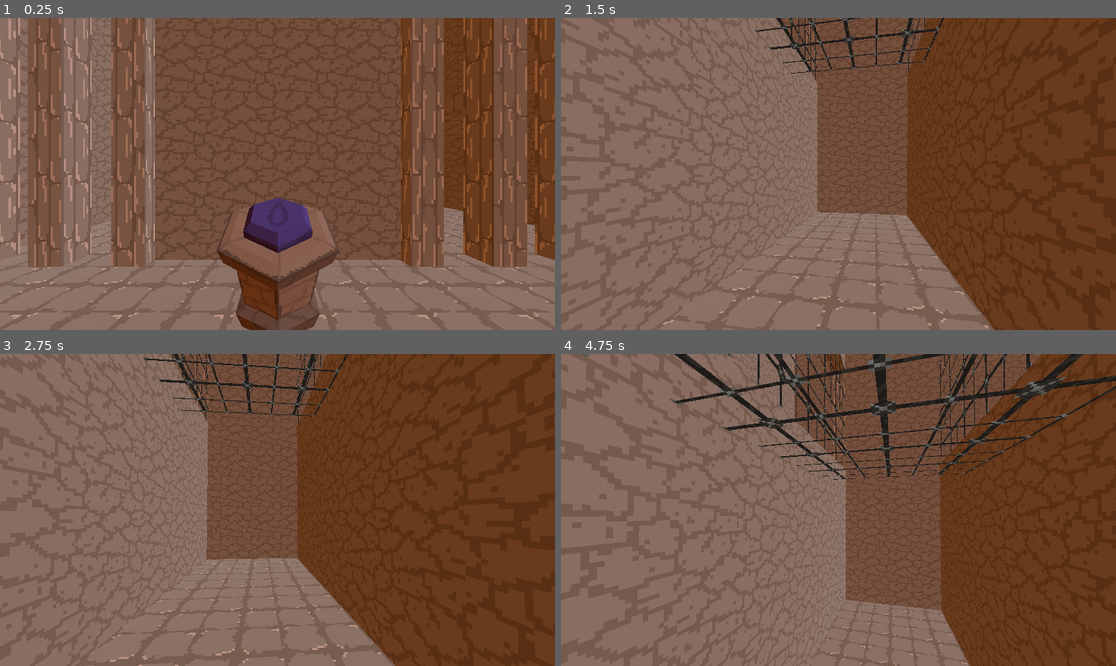
Above: before the commit, frames 1-4 (two rows, left to right).
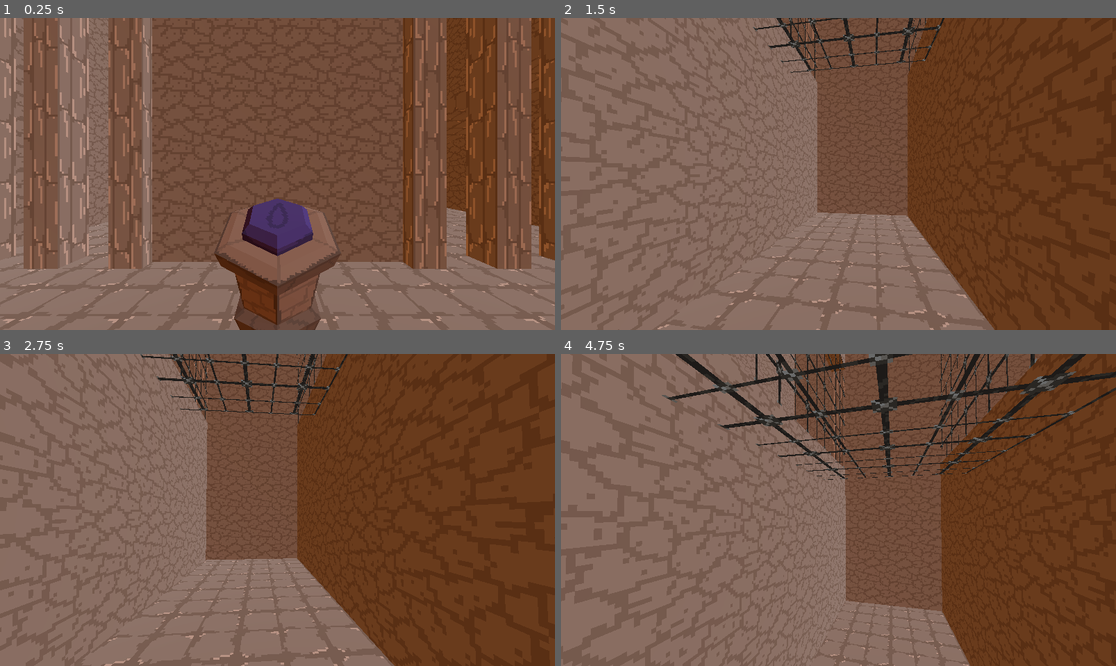
Above: after the commit, the same moments.

Repository: ThreeCoffees/HackYeah2025
Game: Godot game, scene res://levels/level_2.tscn
The game is run twice, just before and just after one commit, with the same random seed, the same clock (stepped at 60 frames per second) and the same inputs. This scene is started directly instead of the project's main scene.
Inputs (mouse positions are in pixels of both pictures, inside the frame that each line leads up to):
- Up to frame 1 (0.25 s): no input
- Up to frame 2 (1.5 s): tap Enter at 0.5 s; move the mouse to (866, 174) at 0.52 s; hold W (move_forward) from 0.53 s (still down); click (866, 174) at 0.6 s; tap Space (jump) at 0.77 s; move the mouse to (810, 174) at 1.27 s; click (810, 174) at 1.35 s
- Up to frame 3 (2.75 s): keep holding W (move_forward); tap Space (jump) at 1.52 s; move the mouse to (288, 503) at 2.02 s; click (288, 503) at 2.1 s
- Up to frame 4 (4.75 s): keep holding W (move_forward); tap Space (jump) at 2.75, 3.02, 3.77, 4.52 s; move the mouse to (832, 516) at 2.77 s; click (832, 516) at 2.85 s; move the mouse to (877, 513) at 3.52 s; click (877, 513) at 3.6 s; move the mouse to (794, 506) at 4.27 s; click (794, 506) at 4.35 s

The runs differ from the first frame. In frame 1, 15% of the frame differs, in the area x 0-100%, y 0-100%; in frame 2, 1.7%; in frame 3, 2.1%; in frame 4, 6.2%.

Commit message:
tutorial

Diff:
--- a/levels/level_2.tscn
+++ b/levels/level_2.tscn
@@ -1,25 +1,16 @@
-[gd_scene load_steps=16 format=3 uid="uid://ovbbkmc7s564"]
+[gd_scene load_steps=14 format=3 uid="uid://ovbbkmc7s564"]
 
 [ext_resource type="PackedScene" uid="uid://bto115mhdyubd" path="res://characters/flying_character.tscn" id="1_ilhis"]
 [ext_resource type="Texture2D" uid="uid://c8tl43kj46m0b" path="res://assets/column_tiles.png" id="2_dfjjl"]
 [ext_resource type="PackedScene" uid="uid://8w63g3fanpur" path="res://walls/waterfall.tscn" id="3_5722l"]
 [ext_resource type="Texture2D" uid="uid://g2qbljkc80cr" path="res://assets/wall_tiles.png" id="3_at1ld"]
 [ext_resource type="PackedScene" uid="uid://dy7dd3ej6xisk" path="res://activators/global_state_button.tscn" id="4_ilhis"]
-[ext_resource type="Texture2D" uid="uid://dvsjoo503gl0f" path="res://assets/floor_tiles.png" id="4_sd18g"]
 [ext_resource type="PackedScene" uid="uid://diiwa5d43dean" path="res://characters/walking_character.tscn" id="5_ep78u"]
-[ext_resource type="Texture2D" uid="uid://bc2fe4p2pkbkt" path="res://assets/bars_tiles.png" id="5_vm7no"]
+[ext_resource type="Material" uid="uid://b6tga0lbp3h6r" path="res://materials/transparent_wall.tres" id="5_vm7no"]
 [ext_resource type="PackedScene" uid="uid://biv5d65umpjqc" path="res://walls/light_wall.tscn" id="6_ep78u"]
 [ext_resource type="PackedScene" uid="uid://dsbnm1yue8ama" path="res://player/player_camera.tscn" id="6_ilhis"]
 [ext_resource type="PackedScene" uid="uid://dwilk1ike3iry" path="res://characters/walking_character_small.tscn" id="7_ep78u"]
-
-[sub_resource type="StandardMaterial3D" id="StandardMaterial3D_ilhis"]
-transparency = 2
-alpha_scissor_threshold = 0.009
-alpha_antialiasing_mode = 0
-shading_mode = 0
-albedo_texture = ExtResource("5_vm7no")
-uv1_triplanar = true
-texture_filter = 0
+[ext_resource type="Material" uid="uid://b8v8tarlu0rjq" path="res://materials/floor_tiles.tres" id="8_vm7no"]
 
 [sub_resource type="StandardMaterial3D" id="StandardMaterial3D_at1ld"]
 render_priority = 3
@@ -33,12 +24,6 @@
 uv1_triplanar = true
 texture_filter = 0
 
-[sub_resource type="StandardMaterial3D" id="StandardMaterial3D_vm7no"]
-render_priority = 1
-albedo_texture = ExtResource("4_sd18g")
-uv1_triplanar = true
-texture_filter = 0
-
 [node name="Level2" type="Node3D"]
 
 [node name="Characters" type="Node3D" parent="."]
@@ -50,7 +35,7 @@
 transform = Transform3D(-1, 0, 8.742278e-08, 0, 1, 0, -8.742278e-08, 0, -1, 0, 0.75, 0)
 
 [node name="PlayerCamera" parent="Characters/WalkingCharacter" instance=ExtResource("6_ilhis")]
-transform = Transform3D(1, 0, 0, 0, 1, 0, 0, 0, 1, -0.003500104, 1.4964895, -0.44703317)
+transform = Transform3D(1, 0, 0, 0, 1, 0, 0, 0, 1, 0, 1.5, -0.5)
 
 [node name="WalkingCharacter2" parent="Characters" instance=ExtResource("5_ep78u")]
 transform = Transform3D(1.1920929e-07, 0, -1, 0, 1, 0, 1, 0, 1.1920929e-07, 0.75, 3.25, 12.75)
@@ -60,7 +45,7 @@
 
 [node name="TransparentWalls_CSG" type="CSGCombiner3D" parent="."]
 transform = Transform3D(1, 0, 0, 0, 1, 0, 0, 0, 1, 0, 4.75, 7.5)
-material_override = SubResource("StandardMaterial3D_ilhis")
+material_override = ExtResource("5_vm7no")
 use_collision = true
 collision_mask = 0
 
@@ -229,7 +214,7 @@
 size = Vector3(0.5, 5.5, 1.75)
 
 [node name="Floors" type="CSGCombiner3D" parent="StaticWalls"]
-material_override = SubResource("StandardMaterial3D_vm7no")
+material_override = ExtResource("8_vm7no")
 use_collision = true
 collision_layer = 3
 collision_mask = 0
--- /dev/null
+++ b/levels/tutorial.gd
@@ -0,0 +1,4 @@
+extends Node3D
+
+func _ready() -> void:
+	$"/root/GlobalStateManager".set_property("rain")
--- /dev/null
+++ b/levels/tutorial.tscn
@@ -0,0 +1,193 @@
+[gd_scene load_steps=10 format=3 uid="uid://dcujt2ktb63sd"]
+
+[ext_resource type="Script" uid="uid://bnoytgpawbjj0" path="res://levels/tutorial.gd" id="1_gdrka"]
+[ext_resource type="PackedScene" uid="uid://diiwa5d43dean" path="res://characters/walking_character.tscn" id="1_jehdt"]
+[ext_resource type="Material" uid="uid://b8v8tarlu0rjq" path="res://materials/floor_tiles.tres" id="1_ok11k"]
+[ext_resource type="PackedScene" uid="uid://dsbnm1yue8ama" path="res://player/player_camera.tscn" id="2_ok11k"]
+[ext_resource type="PackedScene" uid="uid://bto115mhdyubd" path="res://characters/flying_character.tscn" id="3_rbh7r"]
+[ext_resource type="PackedScene" uid="uid://8w63g3fanpur" path="res://walls/waterfall.tscn" id="4_0fvvq"]
+[ext_resource type="PackedScene" uid="uid://dy7dd3ej6xisk" path="res://activators/global_state_button.tscn" id="5_0fvvq"]
+[ext_resource type="PackedScene" uid="uid://biv5d65umpjqc" path="res://walls/light_wall.tscn" id="5_aaho8"]
+[ext_resource type="Material" uid="uid://b6tga0lbp3h6r" path="res://materials/transparent_wall.tres" id="7_c633x"]
+
+[node name="Tutorial" type="Node3D"]
+script = ExtResource("1_gdrka")
+
+[node name="PlayableCharacters" type="Node3D" parent="."]
+
+[node name="WalkingCharacter2" parent="PlayableCharacters" instance=ExtResource("1_jehdt")]
+transform = Transform3D(1, 0, 0, 0, 1, 0, 0, 0, 1, 11, 0.5, -3.5)
+
+[node name="WalkingCharacter" parent="PlayableCharacters" instance=ExtResource("1_jehdt")]
+transform = Transform3D(1, 0, 0, 0, 1, 0, 0, 0, 1, 3, 1, -2)
+
+[node name="PlayerCamera" parent="PlayableCharacters/WalkingCharacter" instance=ExtResource("2_ok11k")]
+transform = Transform3D(1, 0, 0, 0, 1, 0, 0, 0, 1, 0, 1.5, -0.5)
+
+[node name="FlyingCharacter" parent="PlayableCharacters" instance=ExtResource("3_rbh7r")]
+transform = Transform3D(-1, 0, -8.742278e-08, 0, 1, 0, 8.742278e-08, 0, -1, 5.5, 6, -9)
+
+[node name="FlyingCharacter2" parent="PlayableCharacters" instance=ExtResource("3_rbh7r")]
+transform = Transform3D(-1, 0, -8.742278e-08, 0, 1, 0, 8.742278e-08, 0, -1, 0.5, 6, -9)
+
+[node name="StaticWalls" type="Node3D" parent="."]
+
+[node name="Floors" type="CSGCombiner3D" parent="StaticWalls"]
+material_override = ExtResource("1_ok11k")
+use_collision = true
+collision_layer = 3
+collision_mask = 0
+
+[node name="CSGBox3D" type="CSGBox3D" parent="StaticWalls/Floors"]
+transform = Transform3D(1, 0, 0, 0, 1, 0, 0, 0, 1, 7, 0, -6.5)
+size = Vector3(17, 1, 20)
+
+[node name="CSGBox3D2" type="CSGBox3D" parent="StaticWalls/Floors"]
+transform = Transform3D(1, 0, 0, 0, 1, 0, 0, 0, 1, 3, 4.75, -10)
+size = Vector3(8, 0.5, 3)
+
+[node name="CSGBox3D3" type="CSGBox3D" parent="StaticWalls/Floors"]
+transform = Transform3D(1, 0, 0, 0, 1, 0, 0, 0, 1, 7, 9, -7)
+size = Vector3(17, 1, 21)
+
+[node name="CSGBox3D20" type="CSGBox3D" parent="StaticWalls/Floors"]
+transform = Transform3D(1, 0, 0, 0, 0.9238795, -0.38268346, 0, 0.38268346, 0.9238795, 8, 2, -1)
+size = Vector3(1, 1, 9)
+
+[node name="CSGBox3D19" type="CSGBox3D" parent="StaticWalls/Floors"]
+transform = Transform3D(1, 0, 0, 0, 0.9238795, -0.38268346, 0, 0.38268346, 0.9238795, 14, 2, -1)
+size = Vector3(1, 1, 9)
+
+[node name="CSGBox3D4" type="CSGBox3D" parent="StaticWalls/Floors"]
+transform = Transform3D(1, 0, 0, 0, 1, 0, 0, 0, 1, 11, 4.5, -8)
+size = Vector3(7, 0.5, 6)
+
+[node name="Waterfall" parent="StaticWalls/Floors/CSGBox3D4" instance=ExtResource("4_0fvvq")]
+transform = Transform3D(3, 0, 0, 0, 1, 0, 0, 0, 1, 1, 0, 3)
+
+[node name="Walls" type="CSGCombiner3D" parent="StaticWalls"]
+material_override = ExtResource("1_ok11k")
+use_collision = true
+
+[node name="CSGBox3D" type="CSGBox3D" parent="StaticWalls/Walls"]
+transform = Transform3D(1, 0, 0, 0, 1, 0, 0, 0, 1, 0, 2.5, -9)
+size = Vector3(3, 5, 1)
+
+[node name="CSGBox3D2" type="CSGBox3D" parent="StaticWalls/Walls"]
+transform = Transform3D(1, 0, 0, 0, 1, 0, 0, 0, 1, 2.5, 4, 3)
+size = Vector3(8, 11, 1)
+
+[node name="CSGBox3D3" type="CSGBox3D" parent="StaticWalls/Walls"]
+transform = Transform3D(-4.371139e-08, 0, 1, 0, 1, 0, -1, 0, -4.371139e-08, 7, 4, -4)
+size = Vector3(15, 11, 1)
+
+[node name="CSGBox3D4" type="CSGBox3D" parent="StaticWalls/Walls"]
+transform = Transform3D(-4.371139e-08, 0, 1, 0, 1, 0, -1, 0, -4.371139e-08, -0.99999964, 4, -3.9999995)
+size = Vector3(15, 11, 1)
+
+[node name="CSGBox3D6" type="CSGBox3D" parent="StaticWalls/Walls"]
+transform = Transform3D(1, 0, 0, 0, 1, 0, 0, 0, 1, 5.5, 2.5, -9)
+size = Vector3(2, 5, 1)
+
+[node name="CSGBox3D7" type="CSGBox3D" parent="StaticWalls/Walls"]
+transform = Transform3D(1, 0, 0, 0, 1, 0, 0, 0, 1, 3, 3, 1)
+size = Vector3(4, 5, 3)
+
+[node name="CSGBox3D5" type="CSGBox3D" parent="StaticWalls/Walls"]
+transform = Transform3D(1, 0, 0, 0, 1, 0, 0, 0, 1, 3, 7, -11)
+size = Vector3(8, 5, 1)
+
+[node name="CSGBox3D5" type="CSGBox3D" parent="StaticWalls/Walls/CSGBox3D5"]
+transform = Transform3D(-4.371139e-08, 0, 1, 0, 1, 0, -1, 0, -4.371139e-08, -4, 0, -2)
+size = Vector3(8, 5, 1)
+
+[node name="CSGBox3D8" type="CSGBox3D" parent="StaticWalls/Walls"]
+transform = Transform3D(1, 0, 0, 0, 1, 0, 0, 0, 1, 7, 2.5, -13)
+size = Vector3(1, 4, 1)
+
+[node name="CSGBox3D15" type="CSGBox3D" parent="StaticWalls/Walls"]
+transform = Transform3D(1, 0, 0, 0, 1, 0, 0, 0, 1, -1, 2.5, -16)
+size = Vector3(1, 5, 1)
+
+[node name="CSGBox3D15" type="CSGBox3D" parent="StaticWalls/Walls/CSGBox3D15"]
+transform = Transform3D(1, 0, 0, 0, 1, 0, 0, 0, 1, 0, -0.5, 4)
+size = Vector3(1, 5, 1)
+
+[node name="CSGBox3D9" type="CSGBox3D" parent="StaticWalls/Walls"]
+transform = Transform3D(1, 0, 0, 0, 1, 0, 0, 0, 1, 7, 2.5, -15)
+size = Vector3(1, 4, 1)
+
+[node name="CSGBox3D10" type="CSGBox3D" parent="StaticWalls/Walls"]
+transform = Transform3D(1, 0, 0, 0, 1, 0, 0, 0, 1, 7, 4.5, -17)
+size = Vector3(17, 10, 1)
+
+[node name="CSGBox3D14" type="CSGBox3D" parent="StaticWalls/Walls"]
+transform = Transform3D(-4.371139e-08, 0, 1, 0, 1, 0, -1, 0, -4.371139e-08, 15, 4, -3.9999995)
+size = Vector3(15, 11, 1)
+
+[node name="CSGBox3D11" type="CSGBox3D" parent="StaticWalls/Walls"]
+transform = Transform3D(-4.371139e-08, 0, 1, 0, 1, 0, -1, 0, -4.371139e-08, 16, 4, -7)
+size = Vector3(21, 11, 1)
+
+[node name="CSGBox3D12" type="CSGBox3D" parent="StaticWalls/Walls"]
+transform = Transform3D(1, 0, 0, 0, 1, 0, 0, 0, 1, 15, 2.5, -15)
+size = Vector3(1, 5, 1)
+
+[node name="CSGBox3D13" type="CSGBox3D" parent="StaticWalls/Walls"]
+transform = Transform3D(1, 0, 0, 0, 1, 0, 0, 0, 1, 15, 2.5, -13)
+size = Vector3(1, 5, 1)
+
+[node name="CSGBox3D18" type="CSGBox3D" parent="StaticWalls/Walls"]
+transform = Transform3D(1, 0, 0, 0, 1, 0, 0, 0, 1, 11, 4.5, 3)
+size = Vector3(8, 9, 1)
+
+[node name="CSGBox3D17" type="CSGBox3D" parent="StaticWalls/Walls"]
+transform = Transform3D(1, 0, 0, 0, 1, 0, 0, 0, 1, 13.5, 2.5, -5)
+size = Vector3(2, 4, 1)
+
+[node name="CSGBox3D16" type="CSGBox3D" parent="StaticWalls/Walls"]
+transform = Transform3D(1, 0, 0, 0, 1, 0, 0, 0, 1, 8.5, 2.5, -5)
+size = Vector3(2, 4, 1)
+
+[node name="DirectionalLight3D" type="DirectionalLight3D" parent="."]
+transform = Transform3D(-0.25881886, 0.6830129, -0.6830126, -1.4393432e-08, 0.70710665, 0.70710695, 0.9659259, 0.18301263, -0.18301252, 0, 0, 0)
+
+[node name="GlobalStateButton" parent="." instance=ExtResource("5_0fvvq")]
+transform = Transform3D(-4.371139e-08, 0, -1, 0, 1, 0, 1, 0, -4.371139e-08, 3, 5.5, 2)
+property = "sun"
+
+[node name="TransparentWalls" type="CSGCombiner3D" parent="."]
+material_override = ExtResource("7_c633x")
+use_collision = true
+
+[node name="CSGBox3D" type="CSGBox3D" parent="TransparentWalls"]
+transform = Transform3D(-4.371139e-08, 0, 1, 0, 1, 0, -1, 0, -4.371139e-08, 7, 6.5, -14)
+size = Vector3(5, 4, 1)
+
+[node name="CSGBox3D2" type="CSGBox3D" parent="TransparentWalls"]
+transform = Transform3D(1, 0, 0, 0, 1, 0, 0, 0, 1, 11, 5, -13.5)
+size = Vector3(10, 0.5, 6)
+
+[node name="CSGBox3D3" type="CSGBox3D" parent="TransparentWalls"]
+transform = Transform3D(1, 0, 0, 0, 1, 0, 0, 0, 1, 11, 2.5, -5)
+size = Vector3(3, 4, 1)
+
+[node name="GlobalStateButton2" parent="." instance=ExtResource("5_0fvvq")]
+transform = Transform3D(1, 0, 0, 0, 1, 0, 0, 0, 1, 13, 0.5, -14)
+property = "sun"
+
+[node name="Waterfall" parent="." instance=ExtResource("4_0fvvq")]
+transform = Transform3D(1, 0, 0, 0, 1, 0, 0, 0, 1, 3, 0, -9)
+
+[node name="Waterfall2" parent="." instance=ExtResource("4_0fvvq")]
+transform = Transform3D(-8.742278e-08, 0, 1, 0, 0.15, 0, -2, 0, -4.371139e-08, 7, 0, -14)
+
+[node name="GlobalStateButton3" parent="." instance=ExtResource("5_0fvvq")]
+transform = Transform3D(-4.371139e-08, 0, -1, 0, 1, 0, 1, 0, -4.371139e-08, 11, 0.5, 2)
+property = "sun"
+
+[node name="LightWall" parent="." instance=ExtResource("5_aaho8")]
+transform = Transform3D(1, 0, 0, 0, 1.25, 0, 0, 0, 1, 11, 0.5, -5)
+
+[node name="GlobalStateButton4" parent="." instance=ExtResource("5_0fvvq")]
+transform = Transform3D(-4.371139e-08, 0, -1, 0, 1, 0, 1, 0, -4.371139e-08, 11, 0.5, -6)
--- /dev/null
+++ b/materials/floor_tiles.tres
@@ -0,0 +1,9 @@
+[gd_resource type="StandardMaterial3D" load_steps=2 format=3 uid="uid://b8v8tarlu0rjq"]
+
+[ext_resource type="Texture2D" uid="uid://dvsjoo503gl0f" path="res://assets/floor_tiles.png" id="1_l5lv3"]
+
+[resource]
+render_priority = 1
+albedo_texture = ExtResource("1_l5lv3")
+uv1_triplanar = true
+texture_filter = 0
--- /dev/null
+++ b/materials/transparent_wall.tres
@@ -0,0 +1,12 @@
+[gd_resource type="StandardMaterial3D" load_steps=2 format=3 uid="uid://b6tga0lbp3h6r"]
+
+[ext_resource type="Texture2D" uid="uid://bc2fe4p2pkbkt" path="res://assets/bars_tiles.png" id="1_p1x4c"]
+
+[resource]
+transparency = 2
+alpha_scissor_threshold = 0.009
+alpha_antialiasing_mode = 0
+shading_mode = 0
+albedo_texture = ExtResource("1_p1x4c")
+uv1_triplanar = true
+texture_filter = 0
Not shown, added: levels/tutorial.gd.uid
